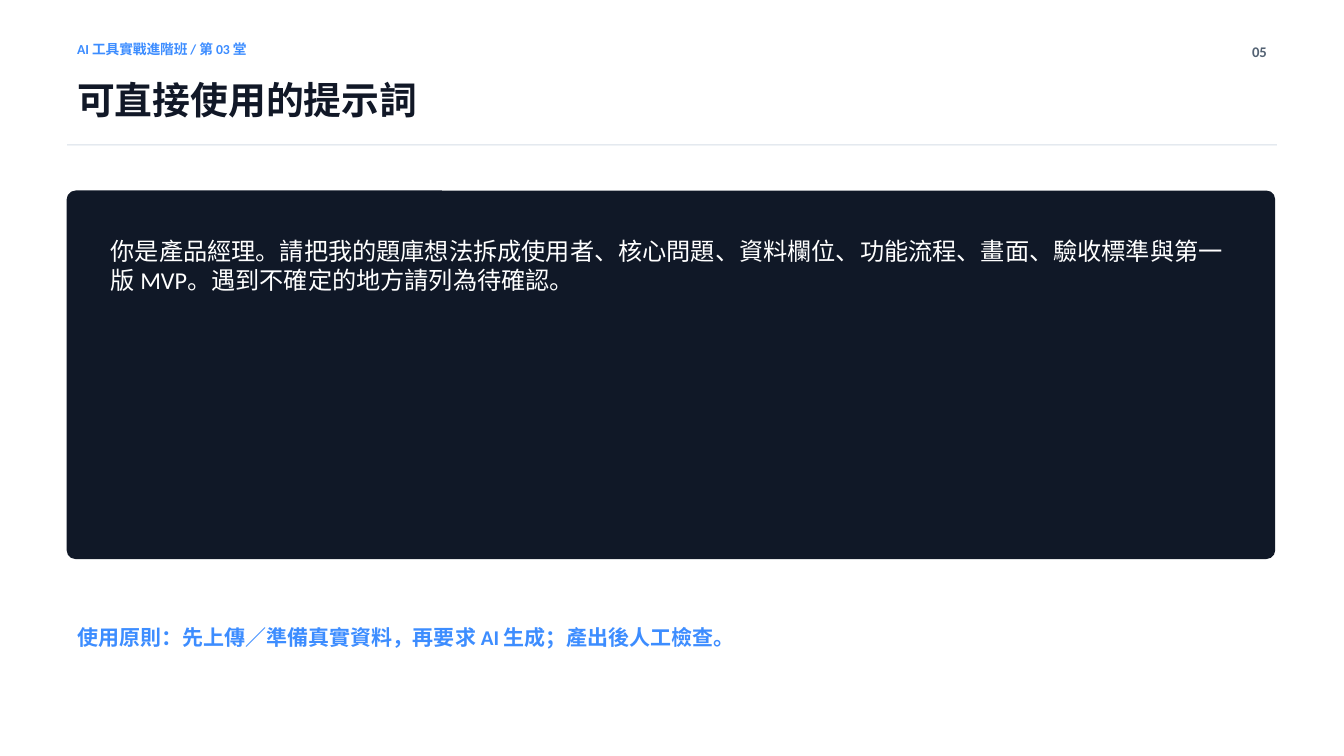
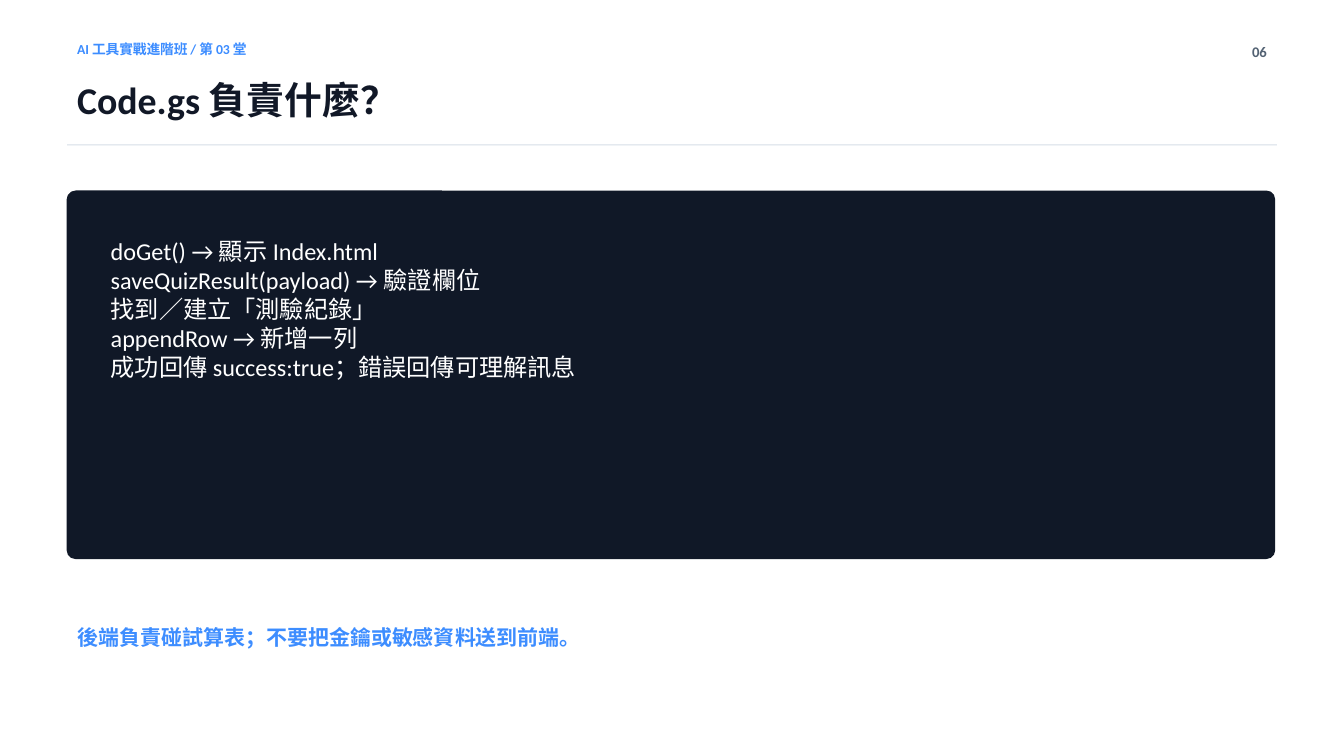
Before and after one commit to Calumai/calumai.com, a slide deck: slide 6 of class/ppt/lesson-03.pptx (slide 5 before the commit). Drawn at 1344x756 pixels with LibreOffice and Linux fonts; fonts in the diff are those of the drawing. Boxes give left, top, right and bottom in pixels: in the first picture for what was removed or moved away, otherwise in the second. Text is boxed around its words. In the diff, an @@ line names an element or a change of style, - is before the commit and + after.

Commit message:
Rebuild lessons 2 and 3 for quiz web apps and GAS

```diff
--- a/class/ppt/lesson-03.pptx
+++ b/class/ppt/lesson-03.pptx
@@ text at (x1=1252, y1=47, x2=1267, y2=57): text changed @@
-05
+06
@@ text at (x1=77, y1=81, x2=398, y2=121): text changed @@
-可直接使用的提示詞
+Code.gs 負責什麼？
@@ text at (x1=111, y1=240, x2=576, y2=380): text changed @@
-你是產品經理。請把我的題庫想法拆成使用者、核心問題、資料欄位、功能流程、畫面、驗收標準與第一版 MVP。遇到不確定的地方請列為待確認。
+doGet() → 顯示 Index.html
+saveQuizResult(payload) → 驗證欄位
+找到／建立「測驗紀錄」
+appendRow → 新增一列
+成功回傳 success:true；錯誤回傳可理解訊息
@@ text at (x1=77, y1=627, x2=581, y2=649): text changed @@
-使用原則：先上傳／準備真實資料，再要求 AI 生成；產出後人工檢查。
+後端負責碰試算表；不要把金鑰或敏感資料送到前端。
```
Also in this commit, not shown: 4 other slides changed, 7 slides added, 3 slides removed, 48 other files.
